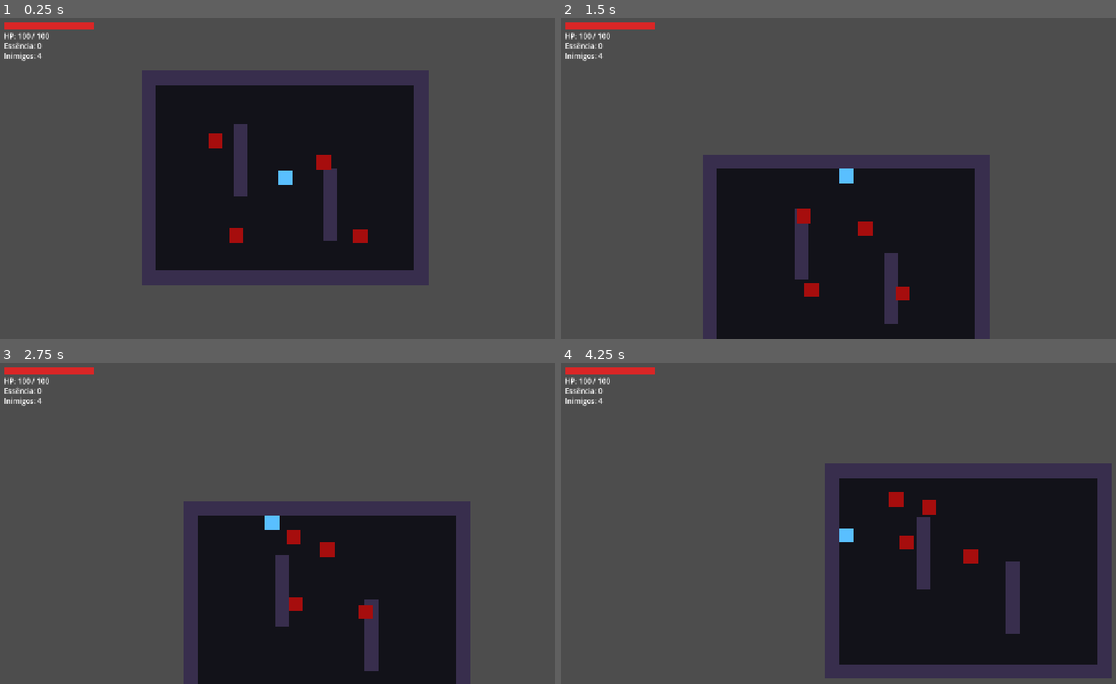
Above: before the commit, frames 1-4 (two rows, left to right).
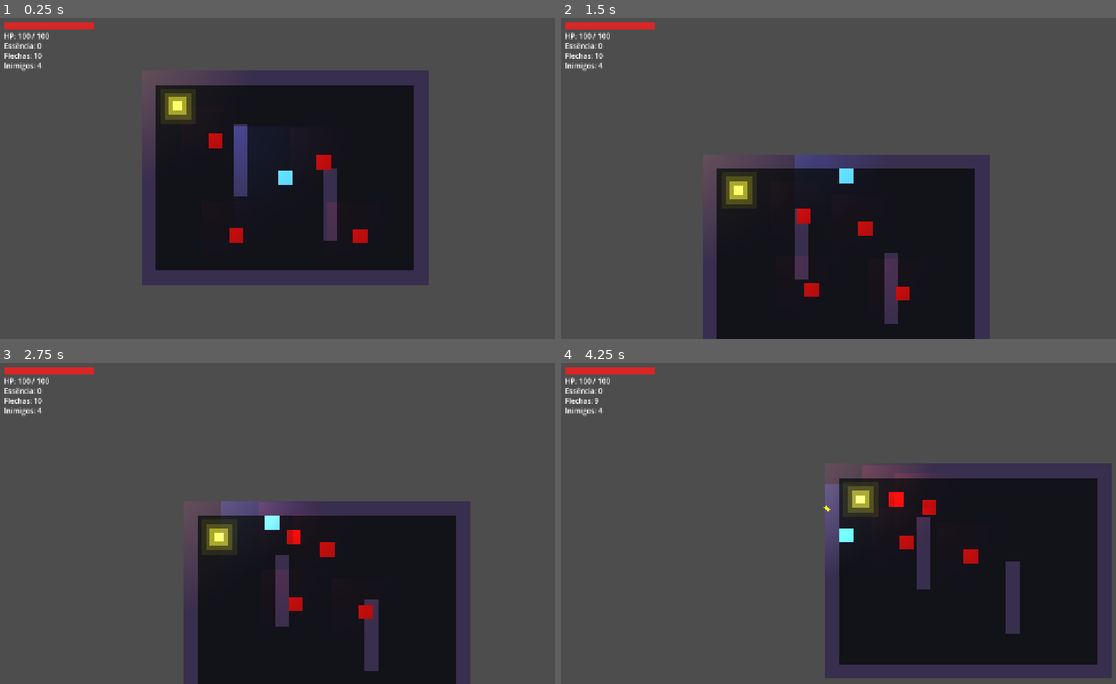
Above: after the commit, the same moments.

Repository: dockhorn12/Ashborn-jogo
Game: Godot game, scene res://ashborn/scenes/world/World.tscn
The game is run twice, just before and just after one commit, with the same random seed, the same clock (stepped at 60 frames per second) and the same inputs.
Inputs (mouse positions are in pixels of both pictures, inside the frame that each line leads up to):
- Up to frame 1 (0.25 s): no input
- Up to frame 2 (1.5 s): move the mouse to (816, 242) at 0.52 s; hold Space (dash) 0.53-1.28 s; hold Up (ui_up) from 0.53 s (still down); move the mouse to (1016, 226) at 1.27 s; tap F (attack) at 1.35 s
- Up to frame 3 (2.75 s): tap Space (dash) at 1.55 s; move the mouse to (111, 475) at 2.02 s; release Up (ui_up) at 2.03 s; hold Left (ui_left) from 2.03 s (still down); hold Space (dash) from 2.03 s (still down)
- Up to frame 4 (4.25 s): move the mouse to (877, 523) at 2.77 s; release Space (dash) at 2.78 s; tap Space (dash) at 2.85, 3.8 s; move the mouse to (760, 443) at 3.52 s; release Left (ui_left) at 3.53 s; hold Down (ui_down) from 3.53 s (still down); hold F (attack) from 3.53 s (still down); tap Q (skill_q) at 4.15 s

The runs differ from the first frame. In frame 1, 2.3% of the frame differs, in the area x 0-66%, y 10-70%; in frame 2, 2.1%; in frame 3, 2.2%; in frame 4, 2.5%, in the area x 0-75%, y 10-62%.

Commit message:
feat: altar de cura, poção, flechas, drops e luzes dinâmicas
Co-Authored-By: Claude Sonnet 4.6 <noreply@anthropic.com>

Diff:
--- a/ashborn/scenes/combat/Projectile.tscn
+++ b/ashborn/scenes/combat/Projectile.tscn
@@ -15,7 +15,7 @@
 offset_top = -4.0
 offset_right = 7.0
 offset_bottom = 4.0
-color = Color(0.6, 0.2, 1.0, 1)
+color = Color(0.85, 0.65, 0.1, 1)
 
 [node name="CollisionShape2D" type="CollisionShape2D" parent="."]
 shape = SubResource("RectangleShape2D_proj")
--- a/ashborn/scenes/hud/HUD.tscn
+++ b/ashborn/scenes/hud/HUD.tscn
@@ -35,9 +35,16 @@
 offset_bottom = 74.0
 text = "Essência: 0"
 
-[node name="LabelInimigos" type="Label" parent="Control"]
+[node name="LabelFlechas" type="Label" parent="Control"]
 offset_left = 12.0
 offset_top = 76.0
 offset_right = 212.0
 offset_bottom = 96.0
+text = "Flechas: 10"
+
+[node name="LabelInimigos" type="Label" parent="Control"]
+offset_left = 12.0
+offset_top = 98.0
+offset_right = 212.0
+offset_bottom = 118.0
 text = "Inimigos: 4"
--- /dev/null
+++ b/ashborn/scenes/pickups/ArrowPickup.tscn
@@ -0,0 +1,28 @@
+[gd_scene format=3]
+
+[ext_resource type="Script" path="res://ashborn/scripts/pickups/ArrowPickup.gd" id="1_arrow"]
+
+[sub_resource type="RectangleShape2D" id="Shape_arrow"]
+size = Vector2(16, 8)
+
+[node name="ArrowPickup" type="Area2D"]
+collision_layer = 6
+collision_mask = 2
+script = ExtResource("1_arrow")
+
+[node name="Visual" type="ColorRect" parent="."]
+offset_left = -8.0
+offset_top = -4.0
+offset_right = 8.0
+offset_bottom = 4.0
+color = Color(0.85, 0.65, 0.1, 1)
+
+[node name="Tip" type="ColorRect" parent="."]
+offset_left = 6.0
+offset_top = -2.0
+offset_right = 10.0
+offset_bottom = 2.0
+color = Color(0.6, 0.85, 0.9, 1)
+
+[node name="CollisionShape2D" type="CollisionShape2D" parent="."]
+shape = SubResource("Shape_arrow")
--- /dev/null
+++ b/ashborn/scenes/pickups/HealthPotion.tscn
@@ -0,0 +1,35 @@
+[gd_scene format=3]
+
+[ext_resource type="Script" path="res://ashborn/scripts/pickups/HealthPotion.gd" id="1_hp"]
+
+[sub_resource type="RectangleShape2D" id="Shape_hp"]
+size = Vector2(14, 14)
+
+[node name="HealthPotion" type="Area2D"]
+collision_layer = 6
+collision_mask = 2
+script = ExtResource("1_hp")
+
+[node name="Visual" type="ColorRect" parent="."]
+offset_left = -7.0
+offset_top = -7.0
+offset_right = 7.0
+offset_bottom = 7.0
+color = Color(0.1, 0.9, 0.3, 1)
+
+[node name="Cross" type="ColorRect" parent="."]
+offset_left = -2.0
+offset_top = -7.0
+offset_right = 2.0
+offset_bottom = 7.0
+color = Color(1.0, 1.0, 1.0, 0.8)
+
+[node name="CrossH" type="ColorRect" parent="."]
+offset_left = -7.0
+offset_top = -2.0
+offset_right = 7.0
+offset_bottom = 2.0
+color = Color(1.0, 1.0, 1.0, 0.8)
+
+[node name="CollisionShape2D" type="CollisionShape2D" parent="."]
+shape = SubResource("Shape_hp")
--- /dev/null
+++ b/ashborn/scenes/world/Altar.tscn
@@ -0,0 +1,42 @@
+[gd_scene format=3]
+
+[ext_resource type="Script" path="res://ashborn/scripts/world/Altar.gd" id="1_altar"]
+
+[sub_resource type="CircleShape2D" id="Shape_altar"]
+radius = 36.0
+
+[node name="Altar" type="Area2D"]
+collision_layer = 0
+collision_mask = 2
+script = ExtResource("1_altar")
+
+[node name="GlowOuter" type="ColorRect" parent="."]
+offset_left = -40.0
+offset_top = -40.0
+offset_right = 40.0
+offset_bottom = 40.0
+color = Color(0.9, 0.8, 0.1, 0.08)
+
+[node name="GlowMid" type="ColorRect" parent="."]
+offset_left = -30.0
+offset_top = -30.0
+offset_right = 30.0
+offset_bottom = 30.0
+color = Color(0.9, 0.8, 0.15, 0.18)
+
+[node name="GlowInner" type="ColorRect" parent="."]
+offset_left = -20.0
+offset_top = -20.0
+offset_right = 20.0
+offset_bottom = 20.0
+color = Color(0.95, 0.85, 0.2, 0.5)
+
+[node name="Core" type="ColorRect" parent="."]
+offset_left = -10.0
+offset_top = -10.0
+offset_right = 10.0
+offset_bottom = 10.0
+color = Color(1.0, 0.95, 0.4, 1.0)
+
+[node name="CollisionShape2D" type="CollisionShape2D" parent="."]
+shape = SubResource("Shape_altar")
--- a/ashborn/scenes/world/World.tscn
+++ b/ashborn/scenes/world/World.tscn
@@ -3,7 +3,8 @@
 [ext_resource type="PackedScene" uid="uid://bqp83ug3gdk45" path="res://ashborn/scenes/player/Player.tscn" id="1_world"]
 [ext_resource type="PackedScene" path="res://ashborn/scenes/enemies/Enemy.tscn" id="2_world"]
 [ext_resource type="PackedScene" path="res://ashborn/scenes/hud/HUD.tscn" id="3_world"]
-[ext_resource type="Script" path="res://ashborn/scripts/world/World.gd" id="4_world"]
+[ext_resource type="Script" uid="uid://dmh3clfdsa8cw" path="res://ashborn/scripts/world/World.gd" id="4_world"]
+[ext_resource type="PackedScene" path="res://ashborn/scenes/world/Altar.tscn" id="5_world"]
 
 [sub_resource type="RectangleShape2D" id="Shape_top"]
 size = Vector2(640, 32)
@@ -115,23 +116,22 @@
 offset_bottom = 80.0
 color = Color(0.22, 0.18, 0.3, 1)
 
-[node name="HUD" parent="." instance=ExtResource("3_world")]
+[node name="HUD" parent="." unique_id=107337578 instance=ExtResource("3_world")]
+
+[node name="Altar" parent="." unique_id=123932764 instance=ExtResource("5_world")]
+position = Vector2(80, 80)
 
 [node name="Player" parent="." unique_id=890174828 instance=ExtResource("1_world")]
 position = Vector2(320, 240)
 
 [node name="Enemy" parent="." unique_id=1454674308 instance=ExtResource("2_world")]
 position = Vector2(420, 200)
-groups = ["enemies"]
 
-[node name="Enemy2" parent="." instance=ExtResource("2_world")]
+[node name="Enemy2" parent="." unique_id=259959427 instance=ExtResource("2_world")]
 position = Vector2(150, 150)
-groups = ["enemies"]
 
-[node name="Enemy3" parent="." instance=ExtResource("2_world")]
+[node name="Enemy3" parent="." unique_id=1359191563 instance=ExtResource("2_world")]
 position = Vector2(500, 380)
-groups = ["enemies"]
 
-[node name="Enemy4" parent="." instance=ExtResource("2_world")]
+[node name="Enemy4" parent="." unique_id=1078327554 instance=ExtResource("2_world")]
 position = Vector2(200, 380)
-groups = ["enemies"]
--- a/ashborn/scripts/combat/Projectile.gd
+++ b/ashborn/scripts/combat/Projectile.gd
@@ -1,10 +1,10 @@
 extends Area2D
 
 # Velocidade de deslocamento do projétil
-const VELOCIDADE: float = 400.0
+const VELOCIDADE: float = 520.0
 
 # Dano causado ao acertar um inimigo
-const DANO: int = 25
+const DANO: int = 20
 
 # Tempo de vida máximo em segundos (some se não acertar nada)
 const TEMPO_VIDA: float = 1.5
--- a/ashborn/scripts/enemies/Enemy.gd
+++ b/ashborn/scripts/enemies/Enemy.gd
@@ -1,53 +1,53 @@
 extends CharacterBody2D
 
-# Emitido antes de morrer — a World escuta para atualizar o contador
 signal morreu
 
-# Cena da essência que será dropada ao morrer
-const ESSENCIA_CENA := preload("res://ashborn/scenes/pickups/Essence.tscn")
+const ESSENCIA_CENA    := preload("res://ashborn/scenes/pickups/Essence.tscn")
+const POCAO_CENA       := preload("res://ashborn/scenes/pickups/HealthPotion.tscn")
+const FLECHA_CENA      := preload("res://ashborn/scenes/pickups/ArrowPickup.tscn")
 
-# --- Identificação ---
 @export var enemy_name: String = "Inimigo"
+@export var max_hp: int = 30
+@export var dano_contato: int = 10
+@export var move_speed: float = 60.0
 
-# --- Vida ---
-@export var max_hp: int = 30
 var current_hp: int
 
-# --- Dano causado ao player por contato ---
-@export var dano_contato: int = 10
-
-# --- Velocidade de perseguição ---
-@export var move_speed: float = 60.0
-
-# --- Referências ---
 @onready var visual: ColorRect = $Visual
 @onready var contact_area: Area2D = $ContactArea
 
-# Cores para o efeito de piscar
 const COR_NORMAL := Color(0.65, 0.05, 0.05, 1)
 const COR_DANO   := Color(1.0, 0.9, 0.2, 1)
 
-# Referência ao player (buscada no _ready)
 var _player: Node2D = null
+var _altar: Node2D = null
+
+# Raio de evasão do altar
+const RAIO_ALTAR: float = 65.0
 
 func _ready() -> void:
 	current_hp = max_hp
-	# Garante que está no grupo para a World conseguir encontrá-lo
 	add_to_group("enemies")
-	# Busca o player na cena pelo grupo "player"
 	_player = get_tree().get_first_node_in_group("player")
+	_altar  = get_tree().get_first_node_in_group("altar")
+	_criar_luz()
 
 func _physics_process(_delta: float) -> void:
-	# Persegue o player se ele existir
 	if _player and is_instance_valid(_player):
 		var direcao := (_player.global_position - global_position).normalized()
 		velocity = direcao * move_speed
+
+		# Desvia do altar se estiver muito perto
+		if _altar and is_instance_valid(_altar):
+			var dist_altar := global_position.distance_to(_altar.global_position)
+			if dist_altar < RAIO_ALTAR:
+				var fuga := (global_position - _altar.global_position).normalized()
+				velocity += fuga * move_speed * 2.5
+
 		move_and_slide()
 
-	# Verifica a cada frame se o player está dentro da área de contato
 	for body in contact_area.get_overlapping_bodies():
 		if body.has_method("receber_dano_contato"):
-			# Passa a posição do inimigo para o player calcular direção do knockback
 			body.receber_dano_contato(dano_contato, global_position)
 
 func receber_dano(quantidade: int) -> void:
@@ -67,10 +67,39 @@
 	print(enemy_name + " morreu!")
 	morreu.emit()
 	_dropar_essencia()
+	_dropar_itens()
 	queue_free()
 
 func _dropar_essencia() -> void:
-	# Instancia a essência na posição do inimigo e adiciona à cena pai
 	var essencia := ESSENCIA_CENA.instantiate()
 	essencia.global_position = global_position
 	get_parent().add_child(essencia)
+
+func _dropar_itens() -> void:
+	# 50% de chance: poção de vida
+	if randf() < 0.5:
+		var pocao := POCAO_CENA.instantiate()
+		pocao.global_position = global_position + Vector2(randf_range(-12, 12), randf_range(-12, 12))
+		get_parent().add_child(pocao)
+
+	# 50% de chance: pacote de flechas
+	if randf() < 0.5:
+		var flechas := FLECHA_CENA.instantiate()
+		flechas.global_position = global_position + Vector2(randf_range(-12, 12), randf_range(-12, 12))
+		get_parent().add_child(flechas)
+
+# Luz vermelha fraca para atmosfera
+func _criar_luz() -> void:
+	var luz := PointLight2D.new()
+	luz.energy = 0.6
+	luz.texture_scale = 1.2
+	luz.color = Color(0.8, 0.1, 0.1, 1)
+	var grad := Gradient.new()
+	grad.colors = PackedColorArray([Color.WHITE, Color(1, 1, 1, 0)])
+	var tex := GradientTexture2D.new()
+	tex.gradient = grad
+	tex.fill = GradientTexture2D.FILL_RADIAL
+	tex.width = 128
+	tex.height = 128
+	luz.texture = tex
+	add_child(luz)
--- a/ashborn/scripts/hud/HUD.gd
+++ b/ashborn/scripts/hud/HUD.gd
@@ -4,6 +4,7 @@
 @onready var barra_fill: ColorRect    = $Control/BarraHP/Fill
 @onready var label_hp: Label          = $Control/LabelHP
 @onready var label_essencia: Label    = $Control/LabelEssencia
+@onready var label_flechas: Label     = $Control/LabelFlechas
 @onready var label_inimigos: Label    = $Control/LabelInimigos
 
 # Largura máxima da barra (em pixels)
@@ -19,6 +20,9 @@
 func atualizar_essencia(total: int) -> void:
 	label_essencia.text = "Essência: %d" % total
 
+func atualizar_flechas(total: int) -> void:
+	label_flechas.text = "Flechas: %d" % total
+
 # Atualiza o contador de inimigos vivos
 func atualizar_inimigos(quantidade: int) -> void:
 	label_inimigos.text = "Inimigos: %d" % quantidade
--- /dev/null
+++ b/ashborn/scripts/pickups/ArrowPickup.gd
@@ -0,0 +1,30 @@
+extends Area2D
+
+# Quantidade de flechas que este pickup concede
+const FLECHAS_CONCEDIDAS: int = 3
+
+@onready var visual: ColorRect = $Visual
+
+func _ready() -> void:
+	body_entered.connect(_on_body_entered)
+	_animar_surgimento()
+
+func _on_body_entered(body: Node2D) -> void:
+	if not body.has_method("receber_flecha"):
+		return
+	body.receber_flecha(FLECHAS_CONCEDIDAS)
+	_animar_coleta()
+
+func _animar_surgimento() -> void:
+	visual.scale = Vector2(0.1, 0.1)
+	var tween := create_tween()
+	tween.tween_property(visual, "scale", Vector2(1.0, 1.0), 0.25) \
+		.set_trans(Tween.TRANS_BACK).set_ease(Tween.EASE_OUT)
+
+func _animar_coleta() -> void:
+	$CollisionShape2D.set_deferred("disabled", true)
+	var tween := create_tween()
+	tween.set_parallel(true)
+	tween.tween_property(visual, "scale", Vector2(2.0, 2.0), 0.18)
+	tween.tween_property(visual, "modulate:a", 0.0, 0.18)
+	tween.chain().tween_callback(queue_free)
--- /dev/null
+++ b/ashborn/scripts/pickups/HealthPotion.gd
@@ -0,0 +1,27 @@
+extends Area2D
+
+@onready var visual: ColorRect = $Visual
+
+func _ready() -> void:
+	body_entered.connect(_on_body_entered)
+	_animar_surgimento()
+
+func _on_body_entered(body: Node2D) -> void:
+	if not body.has_method("curar"):
+		return
+	body.curar(body.max_hp * 0.25)
+	_animar_coleta()
+
+func _animar_surgimento() -> void:
+	visual.scale = Vector2(0.1, 0.1)
+	var tween := create_tween()
+	tween.tween_property(visual, "scale", Vector2(1.0, 1.0), 0.3) \
+		.set_trans(Tween.TRANS_BACK).set_ease(Tween.EASE_OUT)
+
+func _animar_coleta() -> void:
+	$CollisionShape2D.set_deferred("disabled", true)
+	var tween := create_tween()
+	tween.set_parallel(true)
+	tween.tween_property(visual, "scale", Vector2(2.5, 2.5), 0.2)
+	tween.tween_property(visual, "modulate:a", 0.0, 0.2)
+	tween.chain().tween_callback(queue_free)
--- a/ashborn/scripts/player/Player.gd
+++ b/ashborn/scripts/player/Player.gd
@@ -1,61 +1,40 @@
 extends CharacterBody2D
 
-# Emitido sempre que o HP muda — o HUD escuta este sinal
 signal hp_changed(atual: int, maximo: int)
-
-# Emitido ao coletar essência
 signal essencia_changed(total: int)
-
-# Emitido ao tomar dano — a câmera escuta para fazer screen shake
+signal flechas_changed(total: int)
 signal tomou_dano
 
-# --- Stats do Kael ---
+# --- Stats ---
 var move_speed: float = 160.0
 var max_hp: int = 100
 var current_hp: int = 100
-
-# Total de essência coletada
 var essencia: int = 0
-
-# Dano do ataque corpo a corpo
+var flechas: int = 10
+var _cura_acumulada: float = 0.0
+
 const DANO_ATAQUE: int = 15
-
-# Custo de essência para usar a skill Q
-const CUSTO_SKILL: int = 10
-
-# Tempo de invulnerabilidade após receber dano (segundos)
 const TEMPO_INVULNERAVEL: float = 0.5
-
-# Cooldown do dash em segundos
 const COOLDOWN_DASH: float = 0.8
 
-# Controle de estado
+# --- Estado ---
 var _invulneravel: bool = false
 var _morto: bool = false
 var _dash_pronto: bool = true
-
-# Direção atual do mouse em relação ao player
 var _direcao_mouse: Vector2 = Vector2.RIGHT
-
-# Velocidade do knockback ao tomar dano
 var _knockback: Vector2 = Vector2.ZERO
-
-# Controle de multi-hit por ataque
 var _inimigos_atingidos: Array = []
 
-# Cena do projétil da skill Q
 const PROJECTILE_CENA := preload("res://ashborn/scenes/combat/Projectile.tscn")
 
-# --- Referências ---
 @onready var attack_hitbox: Area2D = $AttackHitbox
 @onready var visual: ColorRect = $Visual
 @onready var camera: Camera2D = $Camera2D
 
-# Cores
-const COR_NORMAL     := Color(0.35, 0.75, 1.0, 1)
-const COR_DANO       := Color(1.0, 1.0, 1.0, 1)
-const COR_MORTO      := Color(0.25, 0.25, 0.25, 1)
-const COR_SANGUE     := Color(0.75, 0.0, 0.05, 1)
+const COR_NORMAL := Color(0.35, 0.75, 1.0, 1)
+const COR_DANO   := Color(1.0, 1.0, 1.0, 1)
+const COR_MORTO  := Color(0.25, 0.25, 0.25, 1)
+const COR_SANGUE := Color(0.75, 0.0, 0.05, 1)
 
 func _ready() -> void:
 	motion_mode = CharacterBody2D.MOTION_MODE_FLOATING
@@ -65,16 +44,17 @@
 	add_to_group("player")
 	hp_changed.emit(current_hp, max_hp)
 	essencia_changed.emit(essencia)
+	flechas_changed.emit(flechas)
+	# Luz dinâmica azul no player
+	_criar_luz()
 
 func _physics_process(delta: float) -> void:
 	if _morto:
 		velocity = Vector2.ZERO
 		return
 
-	# Atualiza direção para o mouse a cada frame
 	_direcao_mouse = (get_global_mouse_position() - global_position).normalized()
 
-	# Aplica knockback e amorece gradualmente
 	if _knockback != Vector2.ZERO:
 		_knockback = _knockback.move_toward(Vector2.ZERO, 500.0 * delta)
 
@@ -88,7 +68,7 @@
 	if event.is_action_pressed("attack"):
 		_executar_ataque()
 	if event.is_action_pressed("skill_q"):
-		_executar_skill_q()
+		_disparar_flecha()
 	if event.is_action_pressed("dash"):
 		_executar_dash()
 
@@ -100,20 +80,20 @@
 	await get_tree().create_timer(0.12).timeout
 	attack_hitbox.monitoring = false
 
-# Skill Q — dispara projétil na direção do mouse (custa 10 de essência)
-func _executar_skill_q() -> void:
-	if essencia < CUSTO_SKILL:
-		print("Essência insuficiente para usar skill!")
-		return
-	essencia -= CUSTO_SKILL
-	essencia_changed.emit(essencia)
+# Dispara uma flecha na direção do mouse (custa 1 flecha)
+func _disparar_flecha() -> void:
+	if flechas <= 0:
+		print("Sem flechas!")
+		return
+	flechas -= 1
+	flechas_changed.emit(flechas)
 
 	var proj := PROJECTILE_CENA.instantiate()
 	proj.direcao = _direcao_mouse
 	proj.global_position = global_position + _direcao_mouse * 20.0
 	get_parent().add_child(proj)
 
-# Dash rápido na direção do movimento (ou do mouse se parado)
+# Dash rápido
 func _executar_dash() -> void:
 	if not _dash_pronto or _morto:
 		return
@@ -121,22 +101,37 @@
 	var dir := Input.get_vector("ui_left", "ui_right", "ui_up", "ui_down")
 	if dir == Vector2.ZERO:
 		dir = _direcao_mouse
-	# Aplica impulso forte brevemente
 	_knockback = dir * 420.0
-	# Fica semi-transparente durante o dash
 	visual.modulate = Color(1, 1, 1, 0.4)
 	await get_tree().create_timer(0.15).timeout
 	visual.modulate = Color(1, 1, 1, 1.0)
-	# Aguarda cooldown antes de liberar novo dash
 	await get_tree().create_timer(COOLDOWN_DASH).timeout
 	if is_instance_valid(self):
 		_dash_pronto = true
 
-# Chamado pela Essence ao ser coletada
+# Coleta essência
 func coletar_essencia() -> void:
 	essencia += 1
 	essencia_changed.emit(essencia)
 
+# Recebe flechas de pickup
+func receber_flecha(quantidade: int) -> void:
+	flechas += quantidade
+	flechas_changed.emit(flechas)
+	print("Flechas: %d" % flechas)
+
+# Cura o player (usado pelo altar e poção)
+func curar(quantidade: float) -> void:
+	if _morto or current_hp >= max_hp:
+		return
+	# Acumula frações de HP — sem isso, curas pequenas (por frame) somem 0
+	_cura_acumulada += quantidade
+	if _cura_acumulada >= 1.0:
+		var cura_int := int(_cura_acumulada)
+		_cura_acumulada -= cura_int
+		current_hp = mini(current_hp + cura_int, max_hp)
+		hp_changed.emit(current_hp, max_hp)
+
 func _on_hitbox_body_entered(body: Node2D) -> void:
 	if body in _inimigos_atingidos:
 		return
@@ -144,7 +139,6 @@
 	if body.has_method("receber_dano"):
 		body.receber_dano(DANO_ATAQUE)
 
-# Chamado pelo inimigo ao encostar no player
 func receber_dano_contato(quantidade: int, origem: Vector2 = Vector2.ZERO) -> void:
 	if _morto or _invulneravel:
 		return
@@ -199,3 +193,19 @@
 	print("Kael morreu!")
 	await get_tree().create_timer(1.5).timeout
 	get_tree().reload_current_scene()
+
+# Luz dinâmica azul gerada por código
+func _criar_luz() -> void:
+	var luz := PointLight2D.new()
+	luz.energy = 0.9
+	luz.texture_scale = 1.8
+	luz.color = Color(0.3, 0.6, 1.0, 1)
+	var grad := Gradient.new()
+	grad.colors = PackedColorArray([Color.WHITE, Color(1, 1, 1, 0)])
+	var tex := GradientTexture2D.new()
+	tex.gradient = grad
+	tex.fill = GradientTexture2D.FILL_RADIAL
+	tex.width = 128
+	tex.height = 128
+	luz.texture = tex
+	add_child(luz)
--- /dev/null
+++ b/ashborn/scripts/world/Altar.gd
@@ -0,0 +1,33 @@
+extends Area2D
+
+# HP curado por segundo enquanto o player está no altar
+const CURA_POR_SEGUNDO: float = 12.0
+
+# Raio em pixels que os inimigos devem evitar
+const RAIO_REPULSAO: float = 65.0
+
+func _ready() -> void:
+	add_to_group("altar")
+	_criar_luz()
+
+func _physics_process(delta: float) -> void:
+	# Cura o player se estiver dentro do altar
+	for body in get_overlapping_bodies():
+		if body.has_method("curar"):
+			body.curar(CURA_POR_SEGUNDO * delta)
+
+# Cria uma PointLight2D dourada gerada por código
+func _criar_luz() -> void:
+	var luz := PointLight2D.new()
+	luz.energy = 1.4
+	luz.texture_scale = 3.0
+	luz.color = Color(0.95, 0.85, 0.2, 1)
+	var grad := Gradient.new()
+	grad.colors = PackedColorArray([Color.WHITE, Color(1, 1, 1, 0)])
+	var tex := GradientTexture2D.new()
+	tex.gradient = grad
+	tex.fill = GradientTexture2D.FILL_RADIAL
+	tex.width = 128
+	tex.height = 128
+	luz.texture = tex
+	add_child(luz)
--- a/ashborn/scripts/world/World.gd
+++ b/ashborn/scripts/world/World.gd
@@ -18,6 +18,7 @@
 func _ready() -> void:
 	player.hp_changed.connect(hud.atualizar_hp)
 	player.essencia_changed.connect(hud.atualizar_essencia)
+	player.flechas_changed.connect(hud.atualizar_flechas)
 	player.tomou_dano.connect(_screen_shake)
 
 	for inimigo in get_tree().get_nodes_in_group("enemies"):
Not shown, added: ashborn/scripts/pickups/ArrowPickup.gd.uid
Not shown, added: ashborn/scripts/pickups/HealthPotion.gd.uid
Not shown, added: ashborn/scripts/world/Altar.gd.uid
